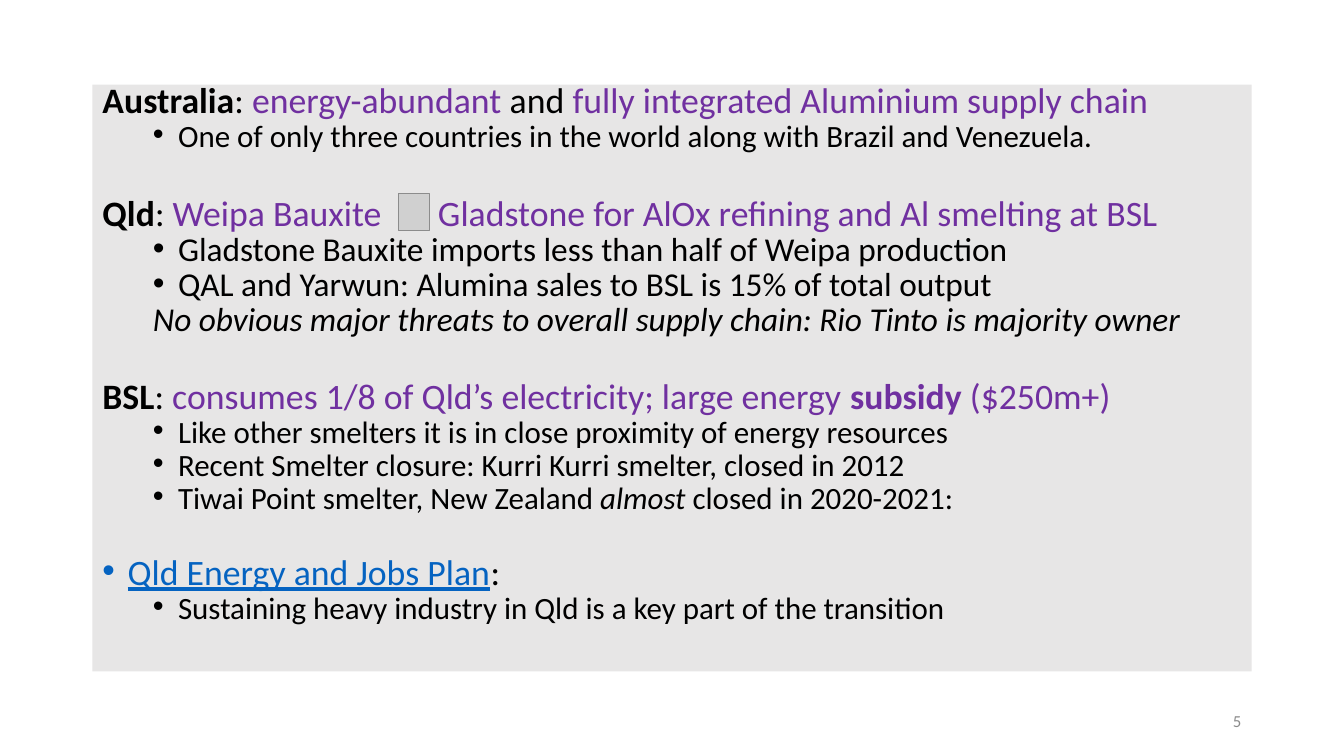
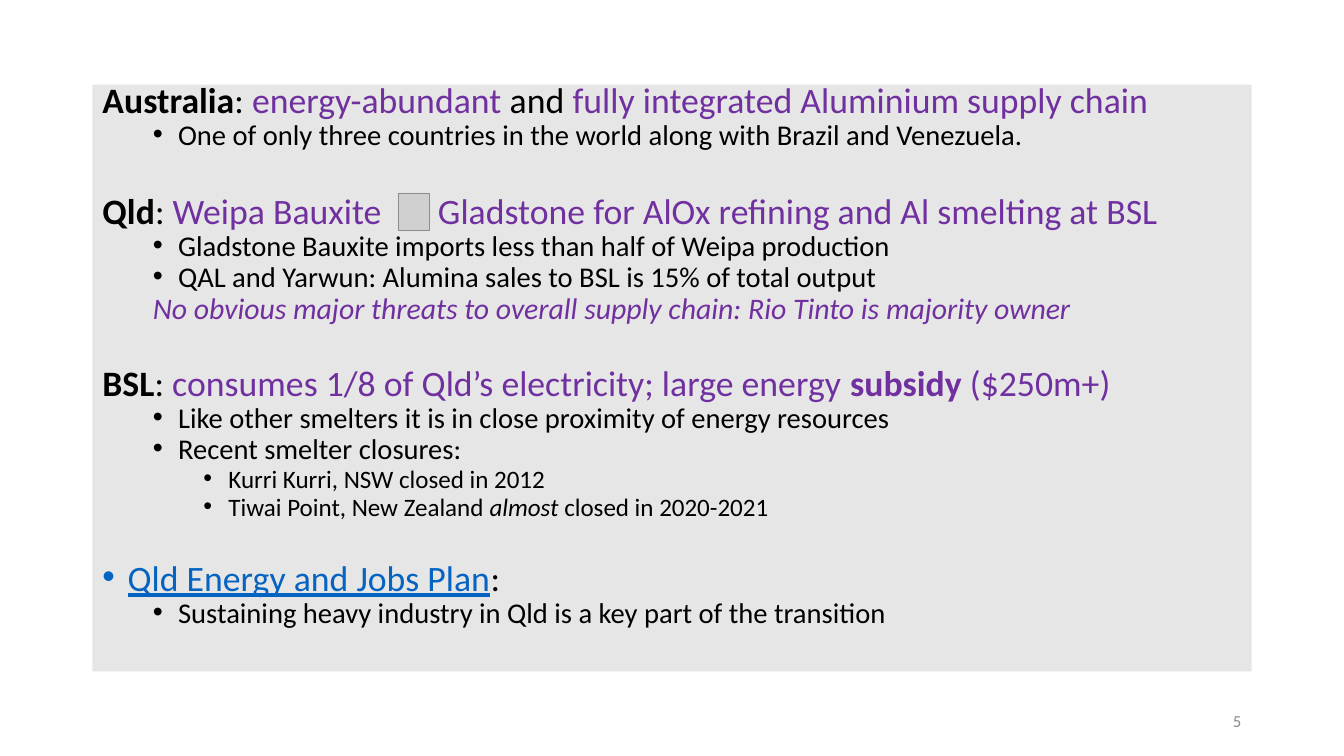
Before and after one commit to patrickocal/gladstone, a slide deck: slide 5 of powerpoint/glad-slides.pptx. Drawn at 1344x756 pixels with LibreOffice and Linux fonts; fonts in the diff are those of the drawing; grey boxes stand for pictures. Boxes give left, top, right and bottom in pixels: in the first picture for what was removed or moved away, otherwise in the second. Text is boxed around its words. In the diff, an @@ line names an element or a change of style, - is before the commit and + after.

```diff
--- a/powerpoint/glad-slides.pptx
+++ b/powerpoint/glad-slides.pptx
@@ text at (x1=153, y1=125, x2=1070, y2=628): size 22.1 to 20.4 pt in "One of only three countries in the ...", "Like other smelters it is in close ...", "Sustaining heavy industry in Qld is a ..."; size 23.8 to 20.4 pt in "Gladstone Bauxite imports less than half of ...", "QAL and Yarwun: Alumina sales to BSL ..."; size 23.8 to 21.2 pt, text colour #000000 to #7030A0 in "No obvious major threats to overall supply ..." @@
@@ text at (x1=178, y1=439, x2=768, y2=519): text changed; size 22.1 to 17.9 pt @@
-  • Recent Smelter closure: Kurri Kurri smelter, closed in 2012
-  • Tiwai Point smelter, New Zealand almost closed in 2020-2021:
+  • Recent smelter closures:
+    • Kurri Kurri, NSW closed in 2012
+    • Tiwai Point, New Zealand almost closed in 2020-2021
```
Also in this commit, not shown: 4 other slides changed, 1 other file.
